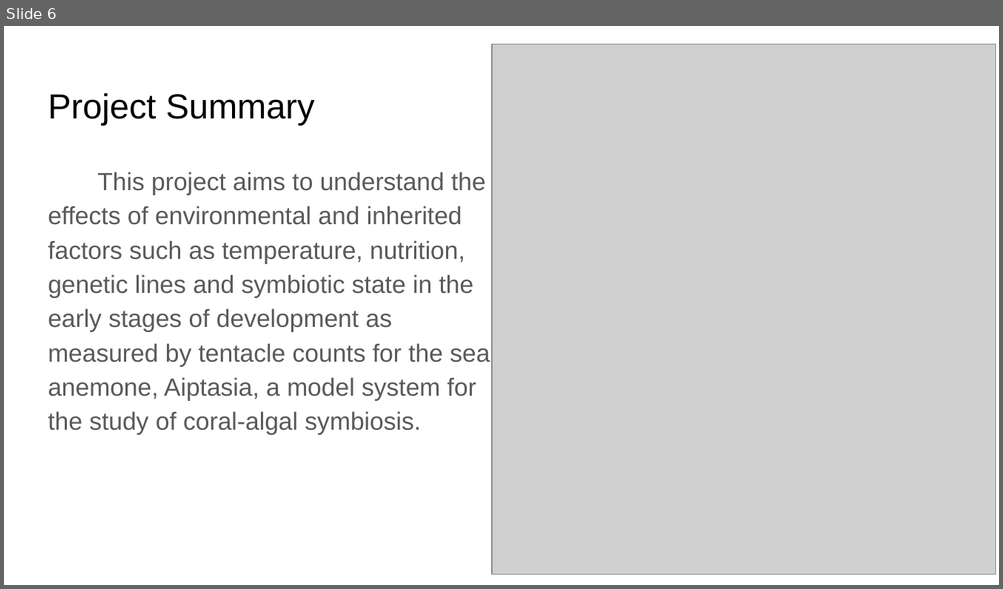
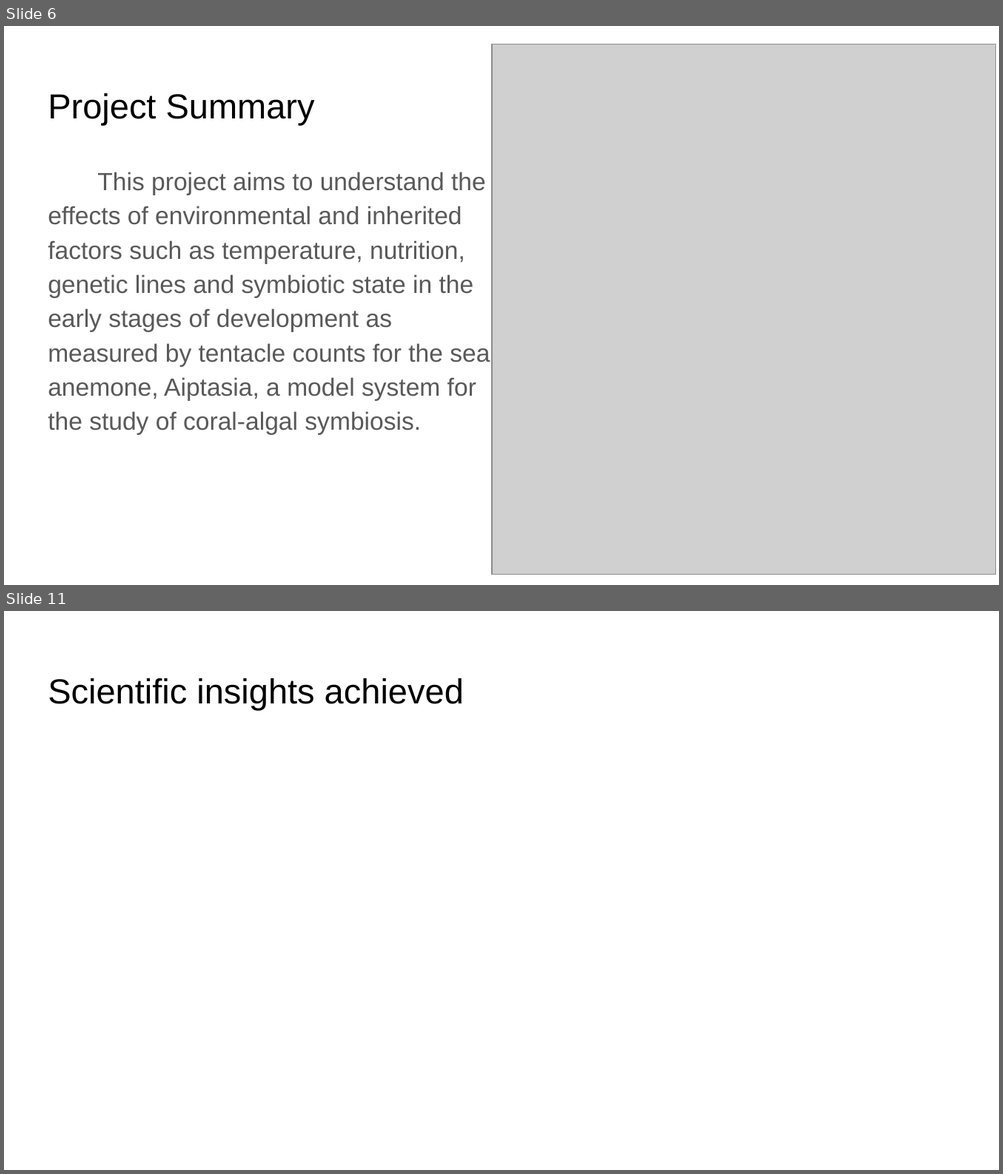
Before and after one commit to junbcai/heatinglacerate, a slide deck: Project Proposal for Analytical Workflow, Fall 2022.pptx. Shown one above the other, each under a label of ours: slide 6 before the commit, slides 6 and 11 after it; the slides between them are not shown. The pictures are 1003x589 and 1003x1174 pixels, drawn with LibreOffice and Linux fonts; fonts in the diff are those of the drawing; grey boxes stand for pictures. Boxes give left, top, right and bottom in pixels: in the first picture for what was removed or moved away, otherwise in the second. Text is boxed around its words. In the diff, an @@ line names an element or a change of style, - is before the commit and + after.

```diff
--- a/Project Proposal for Analytical Workflow, Fall 2022.pptx
+++ b/Project Proposal for Analytical Workflow, Fall 2022.pptx
@@ slide 11 added at <box>4,611,999,1170</box>, background #FFFFFF @@
@@ title added at <box>48,678,464,710</box>, 25.2 pt, text #000000 @@
+Scientific insights achieved
```
Also in this commit, not shown: 2 slides changed, 4 other slides added, 2 slides removed, 3 other files.
